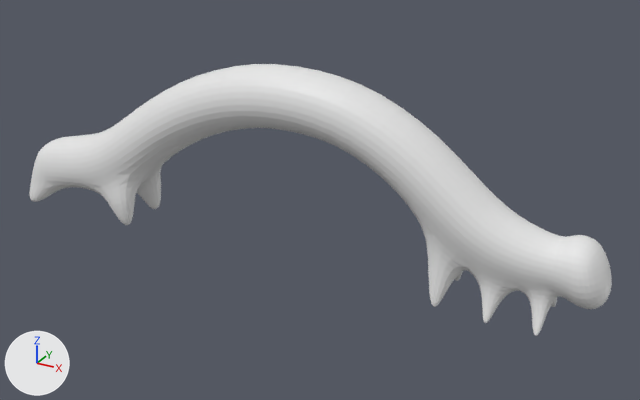
What one commit did to the Blender file Models/Characters/inchwormCharacter.blend.
Both versions are drawn from a camera (50 mm lens) standing at (8.93, -14.62, 8.89) and looking at (0.8, 0.16, 1.5). Arrows for +X, +Y and +Z are at lower left; the lights stay in place.

Objects in the first picture: 'peelar'.
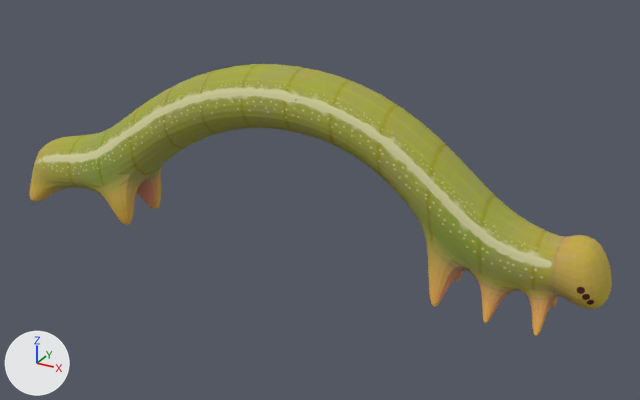
Commit message: peelar material added

Boxes (x1, y1, x2, y2) around the edits, measured in the pictures (640 x 400 px):
'peelar', recoloured (white to yellow)
    both: (29, 64, 612, 336)

The change, as a list of edits to the scene's bpy script:
```text
Add img_defaultmaterial_normal_1001_png:
    img_defaultmaterial_normal_1001_png = load_image('DefaultMaterial_Normal.1001.png', '../../textures/inchworm/DefaultMaterial_Normal.1001.png', 2048, 2048, 'Non-Color')
Add img_defaultmaterial_metallic_1001_png:
    img_defaultmaterial_metallic_1001_png = load_image('DefaultMaterial_Metallic.1001.png', '../../textures/inchworm/DefaultMaterial_Metallic.1001.png', 2048, 2048, 'Non-Color')
Add img_defaultmaterial_roughness_1001_png:
    img_defaultmaterial_roughness_1001_png = load_image('DefaultMaterial_Roughness.1001.png', '../../textures/inchworm/DefaultMaterial_Roughness.1001.png', 2048, 2048, 'Non-Color')
Add img_defaultmaterial_basecolor_1001_png:
    img_defaultmaterial_basecolor_1001_png = load_image('DefaultMaterial_BaseColor.1001.png', '../../textures/inchworm/DefaultMaterial_BaseColor.1001.png', 2048, 2048, 'sRGB')
Add mat_peelar:
    mat_peelar = bpy.data.materials.new('Peelar')
    # uses the picture img_defaultmaterial_basecolor_1001_png
    # uses the picture img_defaultmaterial_metallic_1001_png
    # uses the picture img_defaultmaterial_normal_1001_png
    # uses the picture img_defaultmaterial_roughness_1001_png
Change me_cube:
    where me_cube.from_pydata(...)  # 714 vertices, 712 faces; spans x -9.6..9.2, y -1.0..1.0, z -4.8..0.9
    add me_cube.materials.append(mat_peelar)
```
